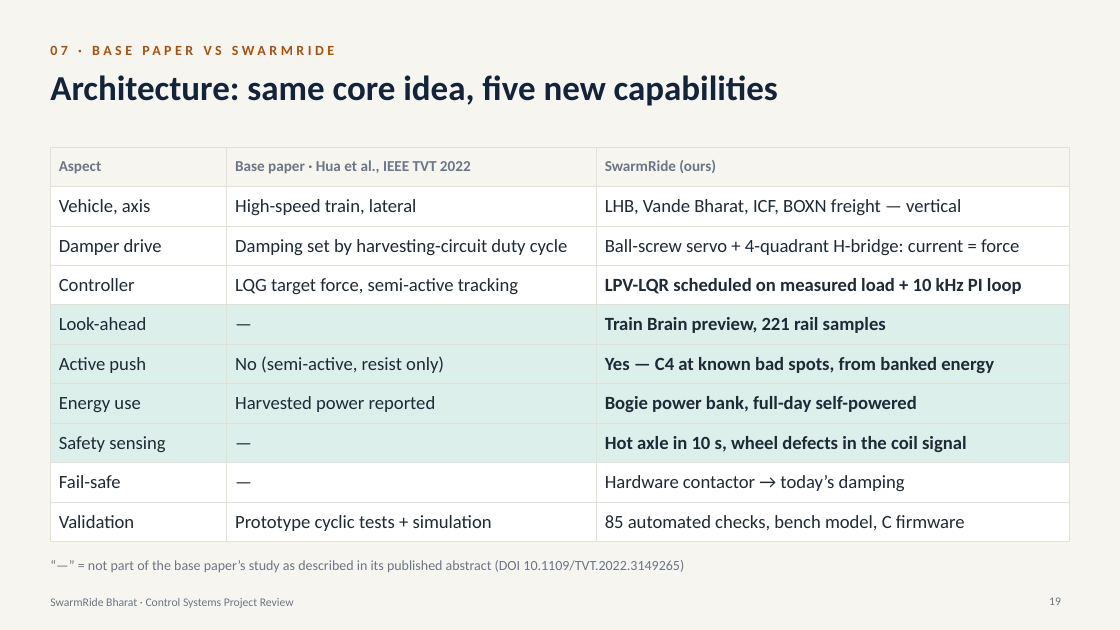
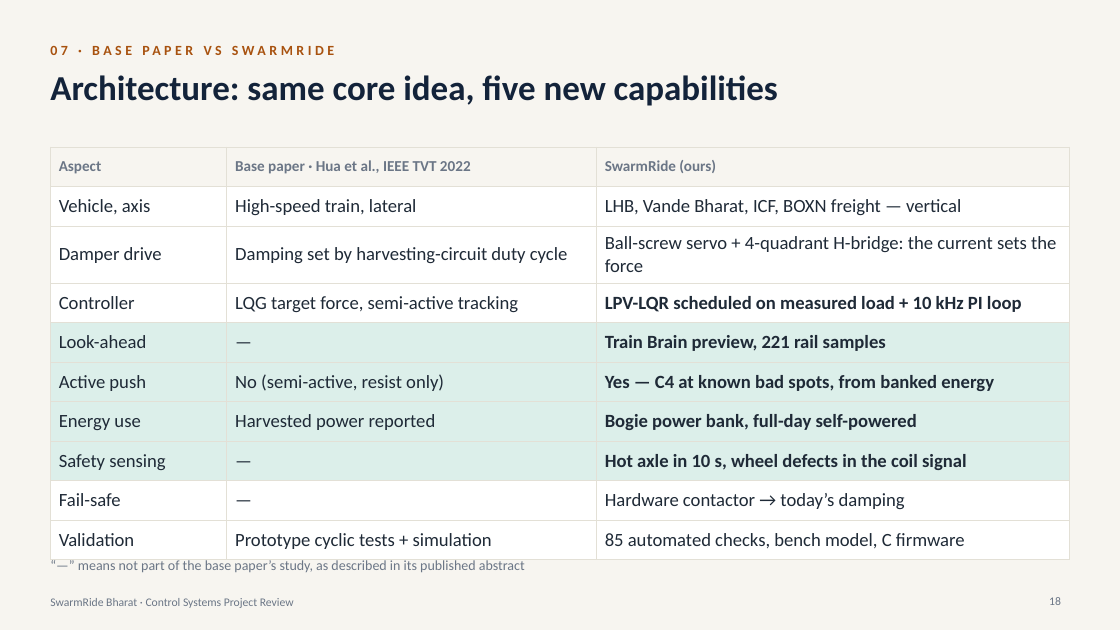
Before and after one commit to Sangeeth0301/SwarmRide-Bharat, a slide deck: slide 18 of presentation/SwarmRide_Bharat_Project_Review.pptx (slide 19 before the commit). Drawn at 1120x630 pixels with LibreOffice and Linux fonts; fonts in the diff are those of the drawing. Boxes give left, top, right and bottom in pixels: in the first picture for what was removed or moved away, otherwise in the second. Text is boxed around its words. In the diff, an @@ line names an element or a change of style, - is before the commit and + after.

```diff
--- a/presentation/SwarmRide_Bharat_Project_Review.pptx
+++ b/presentation/SwarmRide_Bharat_Project_Review.pptx
@@ table at (50,147,1070,553) @@
-row 3, column 3: Ball-screw servo + 4-quadrant H-bridge: current = force
+row 3, column 3: Ball-screw servo + 4-quadrant H-bridge: the current sets the force
@@ text at (78,560,525,572): text changed @@
-“—” = not part of the base paper’s study as described in its published abstract (DOI 10.1109/TVT.2022.3149265)
+“—” means not part of the base paper’s study, as described in its published abstract
```
Also in this commit, not shown: 3 other slides changed, 1 slide added, 2 slides removed.
